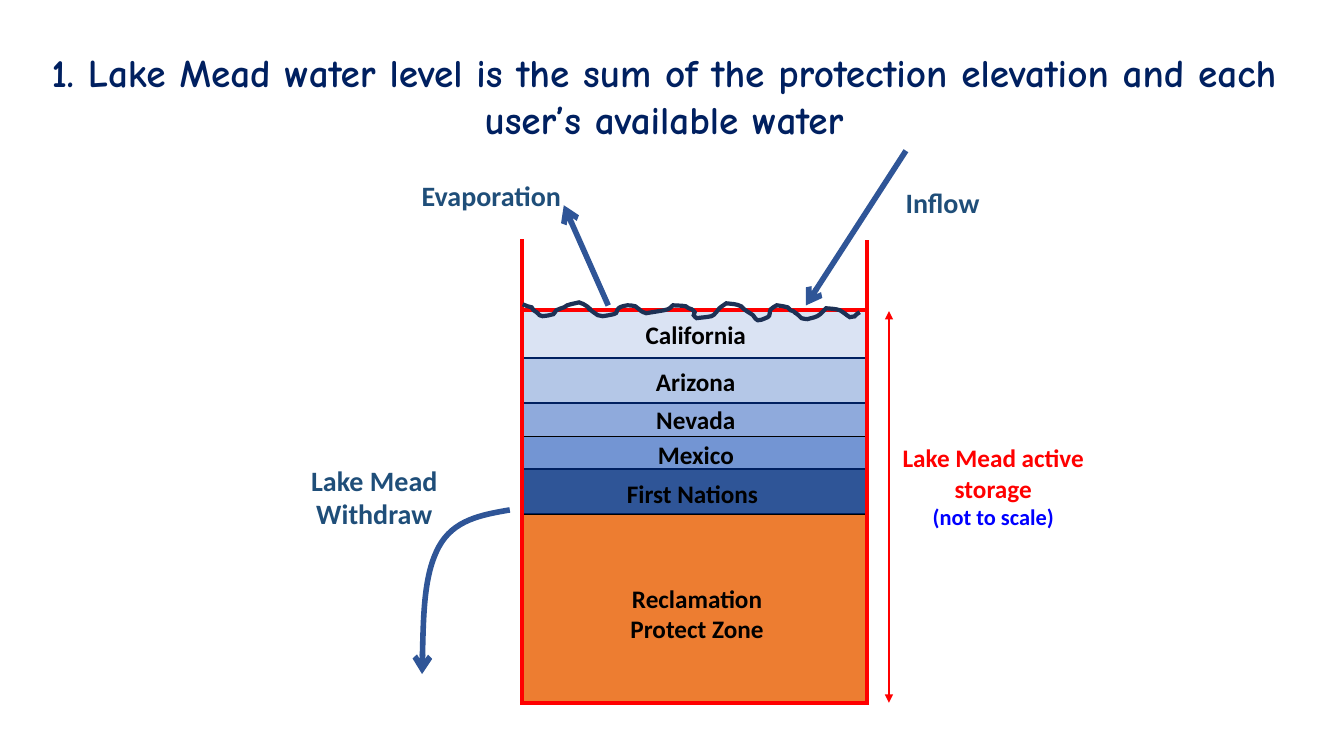
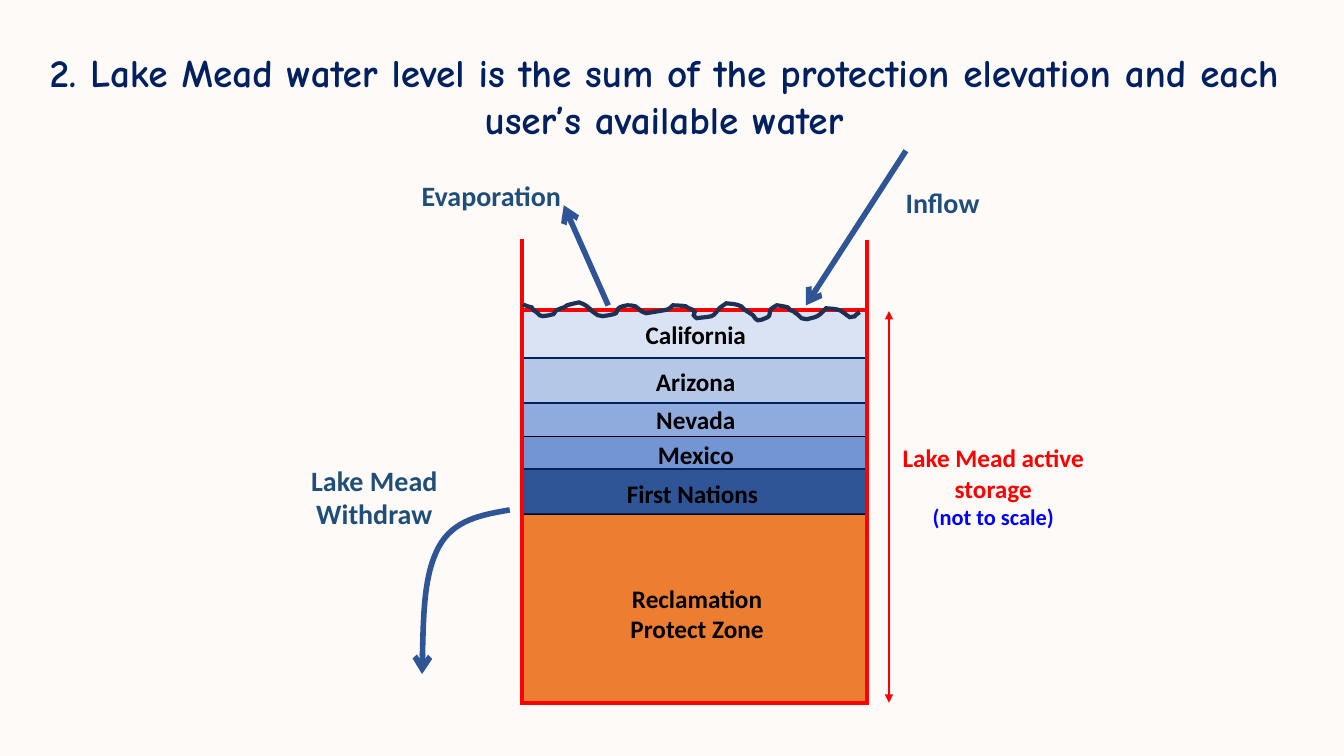
Before and after one commit to ImmersiveModelsColoradoRiver/LakeMeadDivideInflow, a slide deck: slide 4 of ImmersiveModelLakeMeadDivideInflow-LetsStart.pptx (slide 3 before the commit). Drawn at 1344x756 pixels with LibreOffice and Linux fonts; fonts in the diff are those of the drawing. Boxes give left, top, right and bottom in pixels: in the first picture for what was removed or moved away, otherwise in the second. Text is boxed around its words. In the diff, an @@ line names an element or a change of style, - is before the commit and + after.

```diff
--- a/ImmersiveModelLakeMeadDivideInflow-LetsStart.pptx
+++ b/ImmersiveModelLakeMeadDivideInflow-LetsStart.pptx
@@ background #FFFFFF to #FEFAF8 @@
@@ text at (50,60,1278,135): text changed @@
-1. Lake Mead water level is the sum of the protection elevation and each user’s available water
+2. Lake Mead water level is the sum of the protection elevation and each user’s available water
```
Also in this commit, not shown: 3 other slides changed, 1 slide added, 2 other files.
